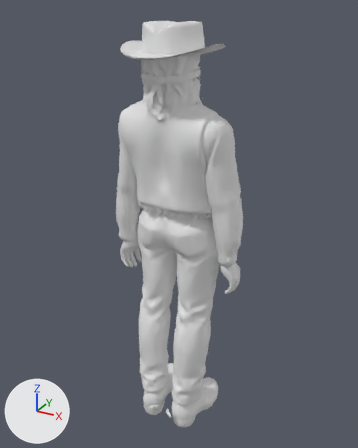
A saved change to the glTF model assets/people/colter_rider_s2_talking.glb.
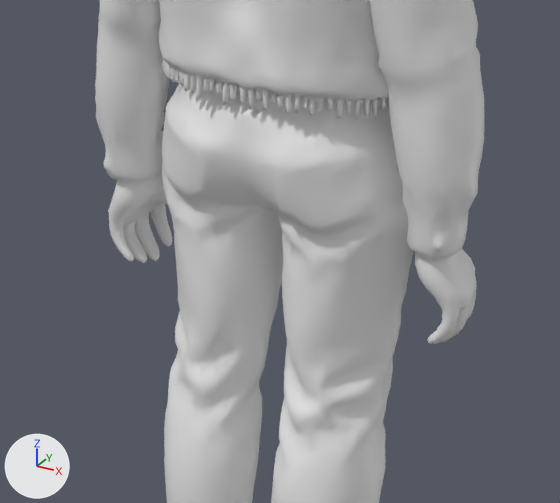
There are two pictures of each version: one whole from a 50 mm lens placed at (0.943, -1.684, 1.839), pointed at (-0.004, 0.038, 0.978), one close up on the part from 24% to 75% of the width and 41% to 77% of the height. Lighting does not change. The marker at lower left points along +X, +Y and +Z. The older version's two pictures come first. Vertices at exactly the same position are counted once.

Objects in the first close-up: 'body_skin'.
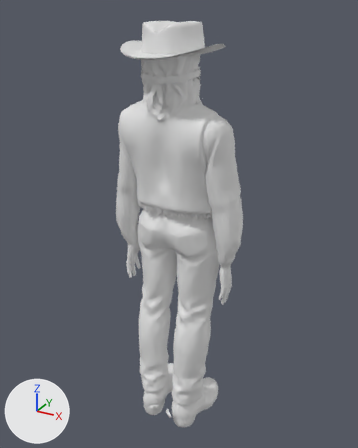
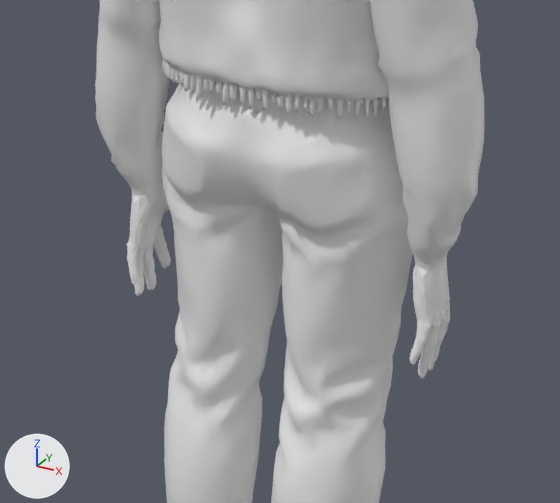
Boxes (x1, y1, x2, y2) around the edits, measured in the close-ups (560 x 503 px):
part 1 of me_body_skin, reshaped: before (102, 137, 172, 263); after (109, 149, 171, 296)
part 2 of me_body_skin, cut back: before (407, 215, 477, 344); after (408, 216, 464, 378)

Diff of the bpy script that builds the scene:
```diff
--- a/assets/people/colter_rider_s2_talking.glb.py
+++ b/assets/people/colter_rider_s2_talking.glb.py
@@ me_body_skin @@
 # used by ob_body_skin; location = (0.0, 0.0, 0.0)
-me_body_skin.from_pydata(...)  # 15954 vertices, 31803 faces; spans x -0.3..0.3, y -0.16..0.21, z 0.0..1.6
+me_body_skin.from_pydata(...)  # 18102 vertices, 36099 faces; spans x -0.3..0.3, y -0.16..0.21, z 0.0..1.6
+# me_body_skin part 1: 130 vertices moved from x -0.28..-0.2, y -0.05..0.08, z 0.71..0.93 to x -0.27..-0.2, y -0.04..0.08, z 0.71..0.93; 534 vertices removed from x -0.29..-0.19, y -0.05..0.09, z 0.71..0.93; 1613 vertices added at x -0.27..-0.19, y -0.04..0.09, z 0.67..0.93
+# me_body_skin part 2: 131 vertices moved from x 0.2..0.28, y -0.05..0.07, z 0.71..0.92 to x 0.2..0.28, y -0.04..0.07, z 0.71..0.92; 508 vertices removed from x 0.19..0.29, y -0.05..0.09, z 0.71..0.92; 1577 vertices added at x 0.19..0.27, y -0.04..0.09, z 0.67..0.92
```
